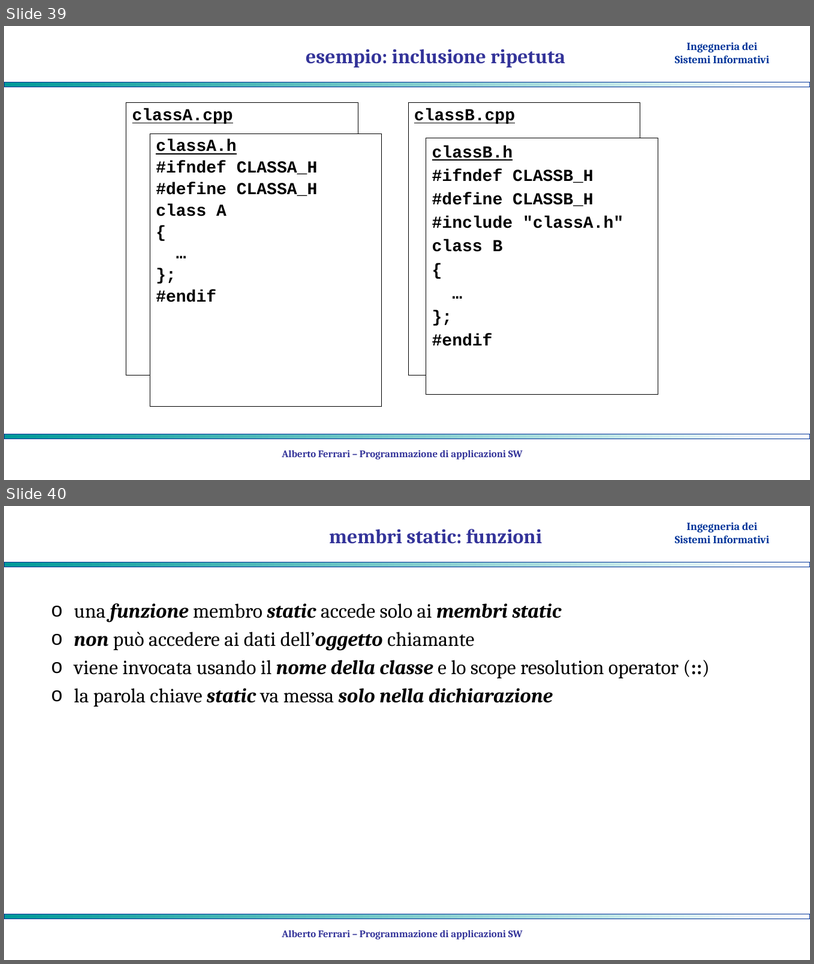
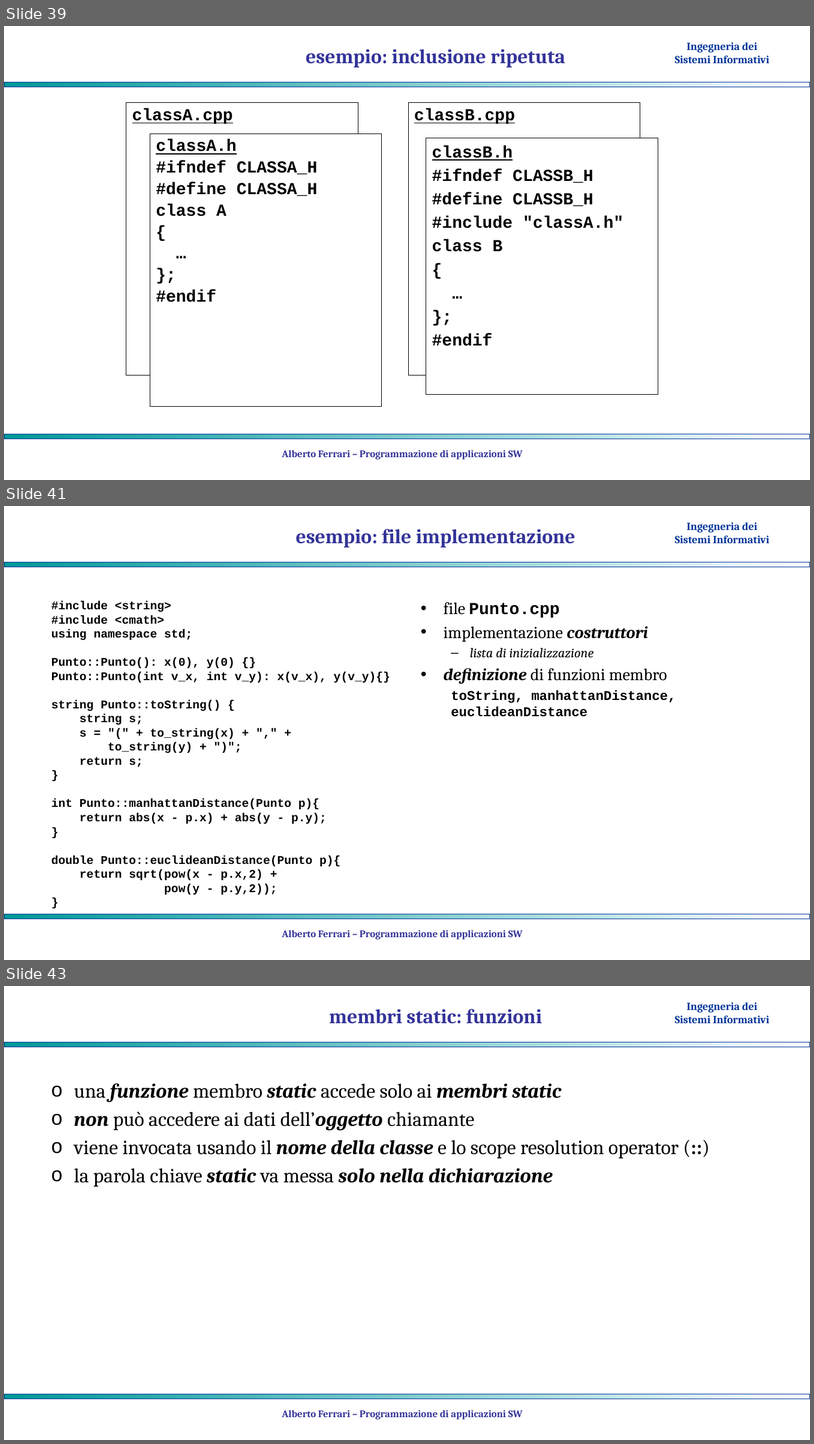
Before and after one commit to albertoferrari/pasw, a slide deck: lezioni/PASW04 - object oriented programming.pptx. Shown one above the other, each under a label of ours: slides 39 and 40 before the commit, slides 39, 41 and 43 after it; the slides between them are not shown. The pictures are 814x964 and 814x1444 pixels, drawn with LibreOffice and Linux fonts; fonts in the diff are those of the drawing; background and template pictures are left out. Boxes give left, top, right and bottom in pixels: in the first picture for what was removed or moved away, otherwise in the second. Text is boxed around its words. In the diff, an @@ line names an element or a change of style, - is before the commit and + after.

```diff
--- a/lezioni/PASW04 - object oriented programming.pptx
+++ b/lezioni/PASW04 - object oriented programming.pptx
@@ slide 41 added at [4,506,810,960], background #FFFFFF; not listed: 3 template elements that a slide beside it also shows @@
@@ title added at [296,529,576,547], 24 pt, text #333399, bold @@
+esempio: file implementazione
@@ text added at [51,601,390,894], 14 pt, text #000000, bold @@
+#include <string>
+#include <cmath>
+using namespace std;
+Punto::Punto(): x(0), y(0) {}
+Punto::Punto(int v_x, int v_y): x(v_x), y(v_y){}
+string Punto::toString() {
+string s;
+s = "(" + to_string(x) + "," +
+to_string(y) + ")";
+return s;
+}
+int Punto::manhattanDistance(Punto p){
+return abs(x - p.x) + abs(y - p.y);
+}
+double Punto::euclideanDistance(Punto p){
+return sqrt(pow(x - p.x,2) +
+pow(y - p.y,2));
+}
@@ text added at [444,602,676,717], 16 pt, text #000000, bold @@
+• file Punto.cpp
+• implementazione costruttori
+  – lista di inizializzazione
+• definizione di funzioni membro
+  toString, manhattanDistance, euclideanDistance
@@ text added at [282,930,523,939], 12 pt, text #333399, bold @@
+Alberto Ferrari – Programmazione di applicazioni SW
@@ what was slide 40 is now slide 43 @@
```
Also in this commit, not shown: 2 other slides added, 1 other file.
